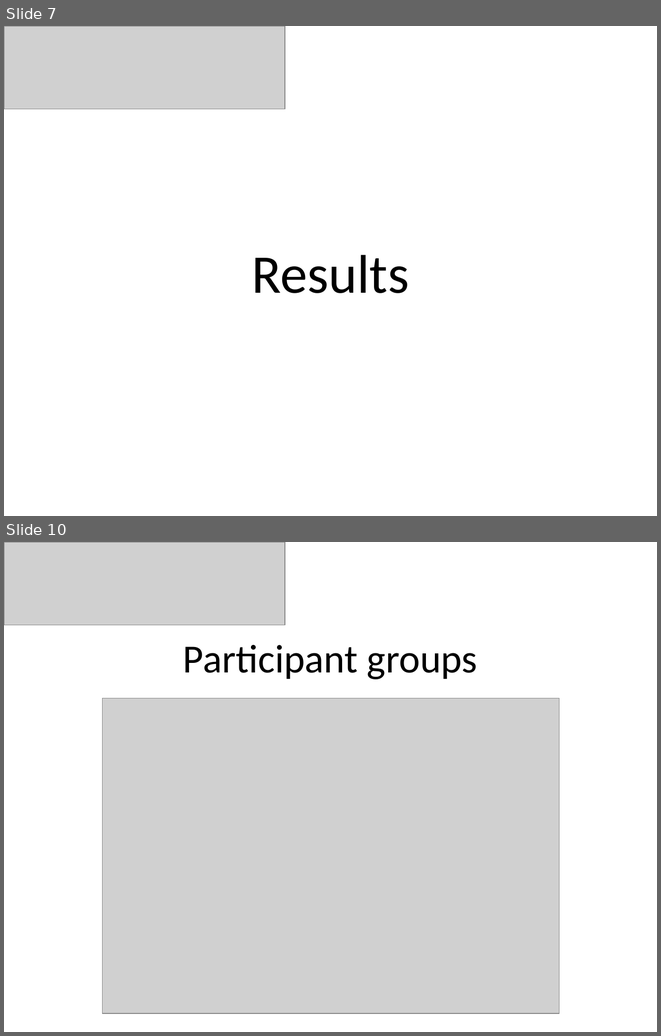
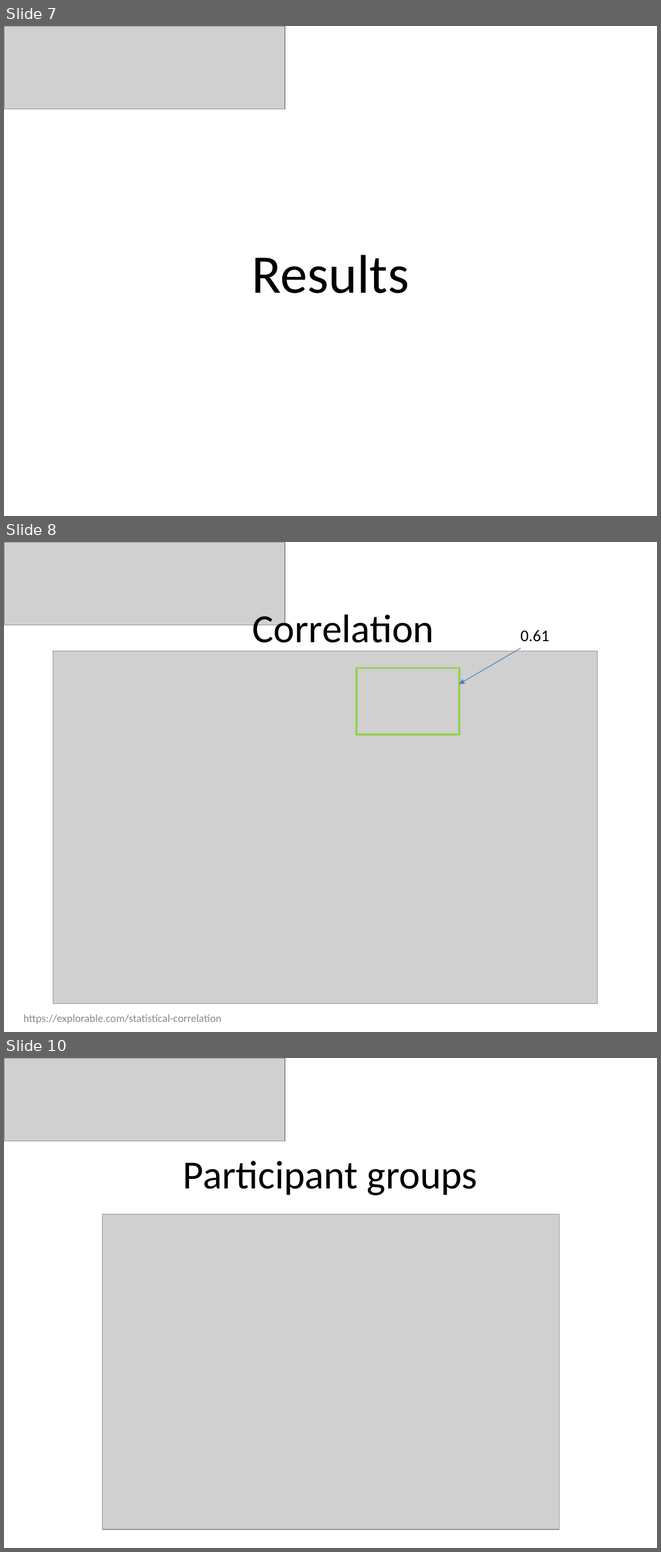
Before and after one commit to JesseSchouten/Project_Big_Data, a slide deck: Report/Presentation.pptx. Shown one above the other, each under a label of ours: slides 7 and 10 before the commit, slides 7, 8 and 10 after it; the slides between them are not shown. The pictures are 661x1036 and 661x1552 pixels, drawn with LibreOffice and Linux fonts; fonts in the diff are those of the drawing; grey boxes stand for pictures. Boxes give left, top, right and bottom in pixels: in the first picture for what was removed or moved away, otherwise in the second. Text is boxed around its words. In the diff, an @@ line names an element or a change of style, - is before the commit and + after.

```diff
--- a/Report/Presentation.pptx
+++ b/Report/Presentation.pptx
@@ slide 8 added at (x1=4, y1=542, x2=657, y2=1032), background #FFFFFF @@
@@ picture added at (x1=4, y1=542, x2=285, y2=625) @@
@@ text added at (x1=253, y1=609, x2=434, y2=652), 44 pt, text #000000 @@
+Correlation
@@ text added at (x1=520, y1=630, x2=549, y2=642), 18 pt, text #000000 @@
+0.61
@@ picture added at (x1=53, y1=651, x2=598, y2=1004) @@
@@ arrow added from (521, 648) to (459, 685), #4B7EBC 0.75 pt @@
@@ rectangle added at (x1=356, y1=668, x2=459, y2=734), outline #92D050 2 pt @@
@@ text added at (x1=24, y1=1014, x2=222, y2=1023), 12 pt, text #8C8C8C @@
+https://explorable.com/statistical-correlation
```
Also in this commit, not shown: 2 slides changed, 1 slide removed, 4 other files.
